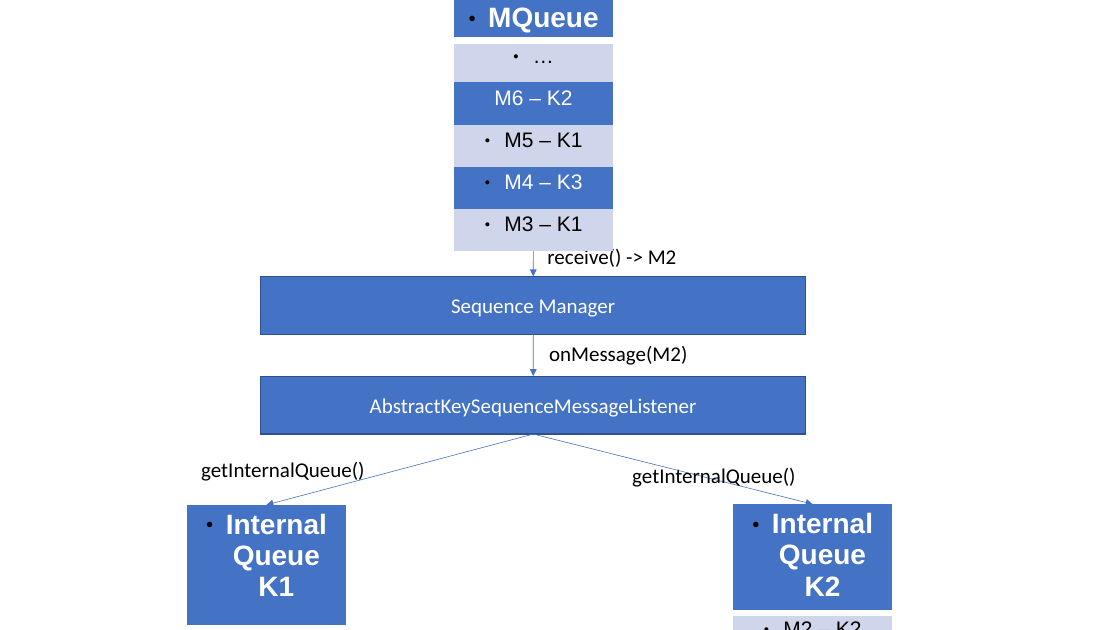
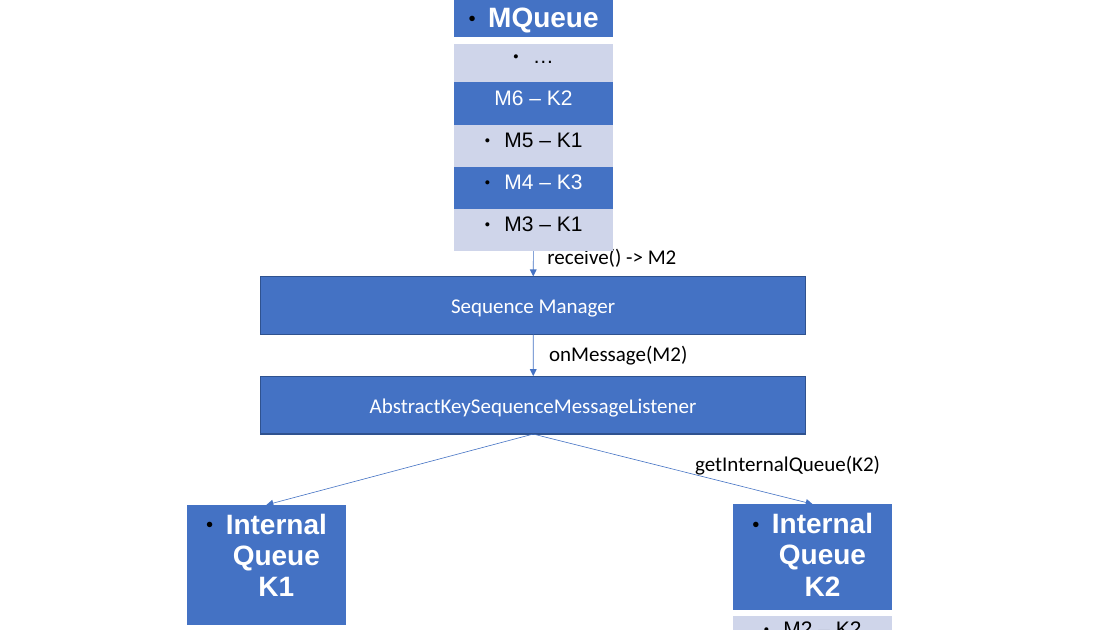
Before and after one commit to fnmps/JMS-Sequencial-Concurrent-Processing, a slide deck: slide 3 of README Resources/Sequencer.odp. Drawn at 1120x630 pixels with LibreOffice and Linux fonts; fonts in the diff are those of the drawing. Boxes give left, top, right and bottom in pixels: in the first picture for what was removed or moved away, otherwise in the second. Text is boxed around its words. In the diff, an @@ line names an element or a change of style, - is before the commit and + after.

```diff
--- a/README Resources/Sequencer.odp
+++ b/README Resources/Sequencer.odp
@@ text removed at (201,462,364,484) @@
-getInternalQueue()
@@ text at (695,456,880,478): text changed @@
-getInternalQueue()
+getInternalQueue(K2)
```
Also in this commit, not shown: 1 other slide changed, 3 other files.
